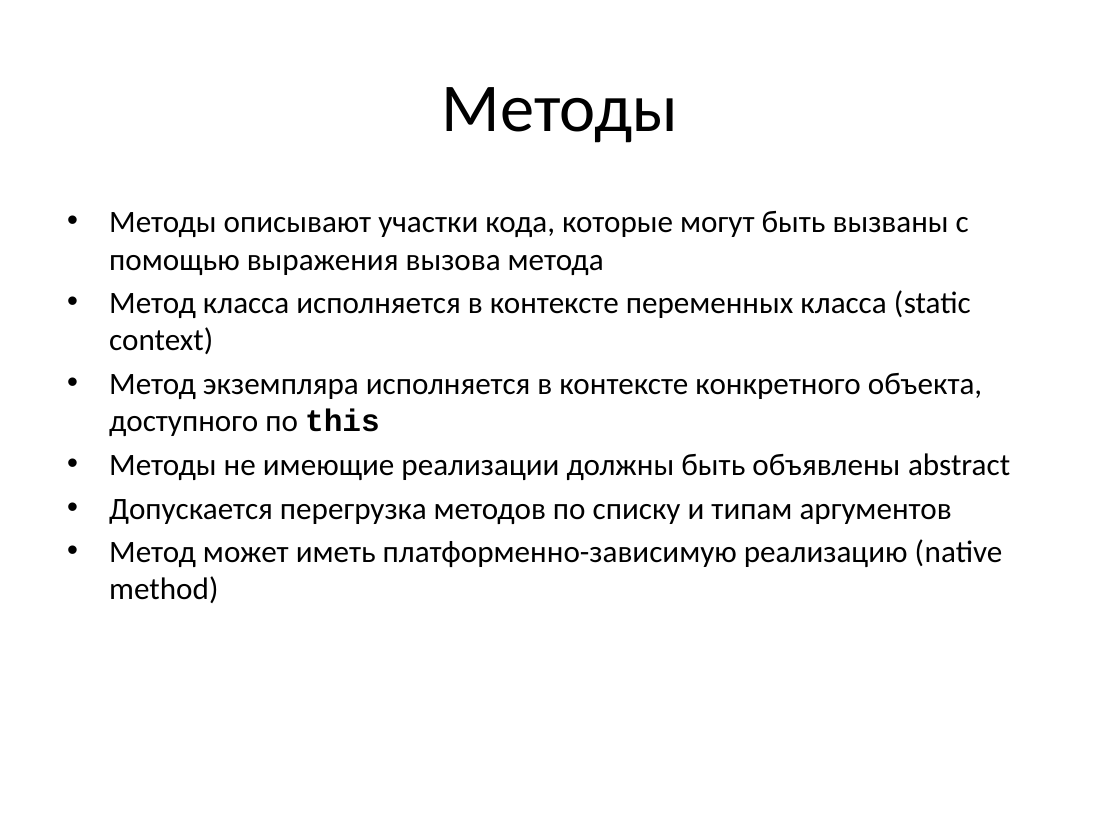
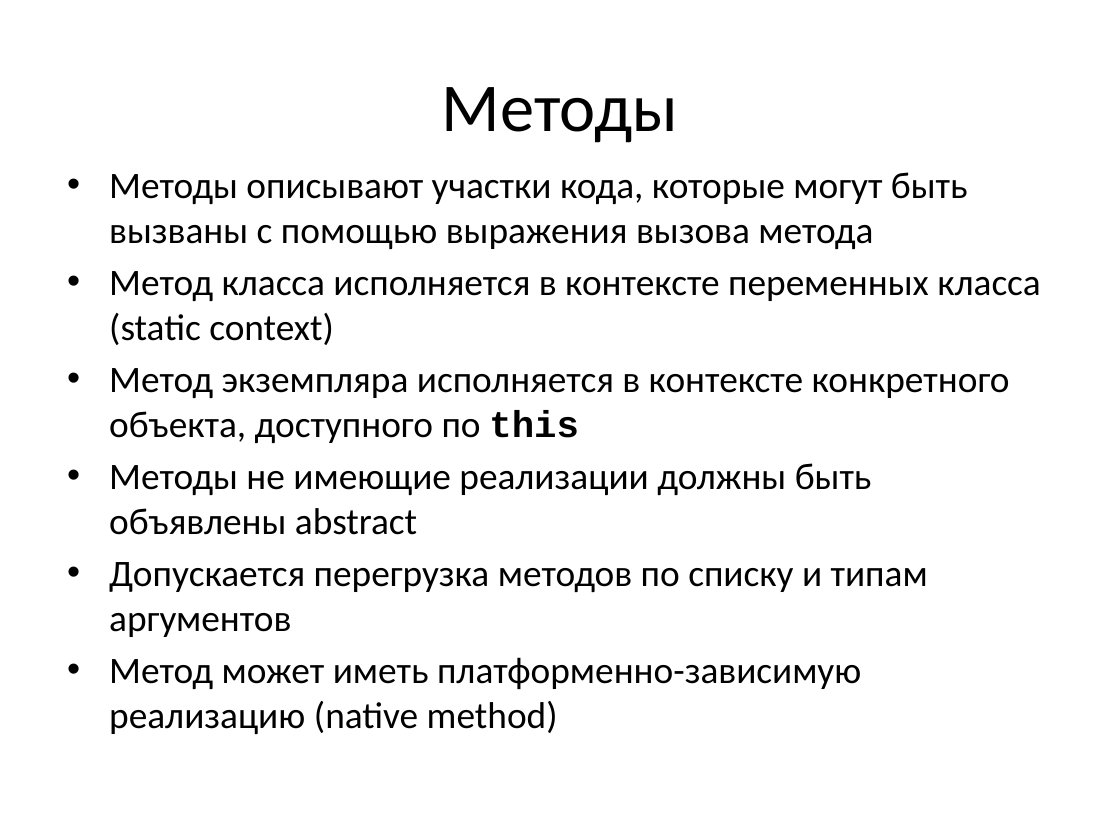
Before and after one commit to a-vodka/java, a slide deck: slide 14 of java-lc3.pptx. Drawn at 1120x840 pixels with LibreOffice and Linux fonts; fonts in the diff are those of the drawing; background and template pictures are left out. Boxes give left, top, right and bottom in pixels: in the first picture for what was removed or moved away, otherwise in the second. Text is boxed around its words. In the diff, an @@ line names an element or a change of style, - is before the commit and + after.

```diff
--- a/java-lc3.pptx
+++ b/java-lc3.pptx
@@ text "Методы описывают участки кода, которые ...": place and size @@
-text "Методы описывают участки кода, которые ..." at [109, 211, 1010, 603]
+text "Методы описывают участки кода, которые ..." at [109, 172, 1040, 734]
@@ text "Методы описывают участки кода, которые ..." at [109, 172, 1040, 734]: size 20 to 24 pt @@
```
Also in this commit, not shown: 8 other slides changed, 2 other files.
